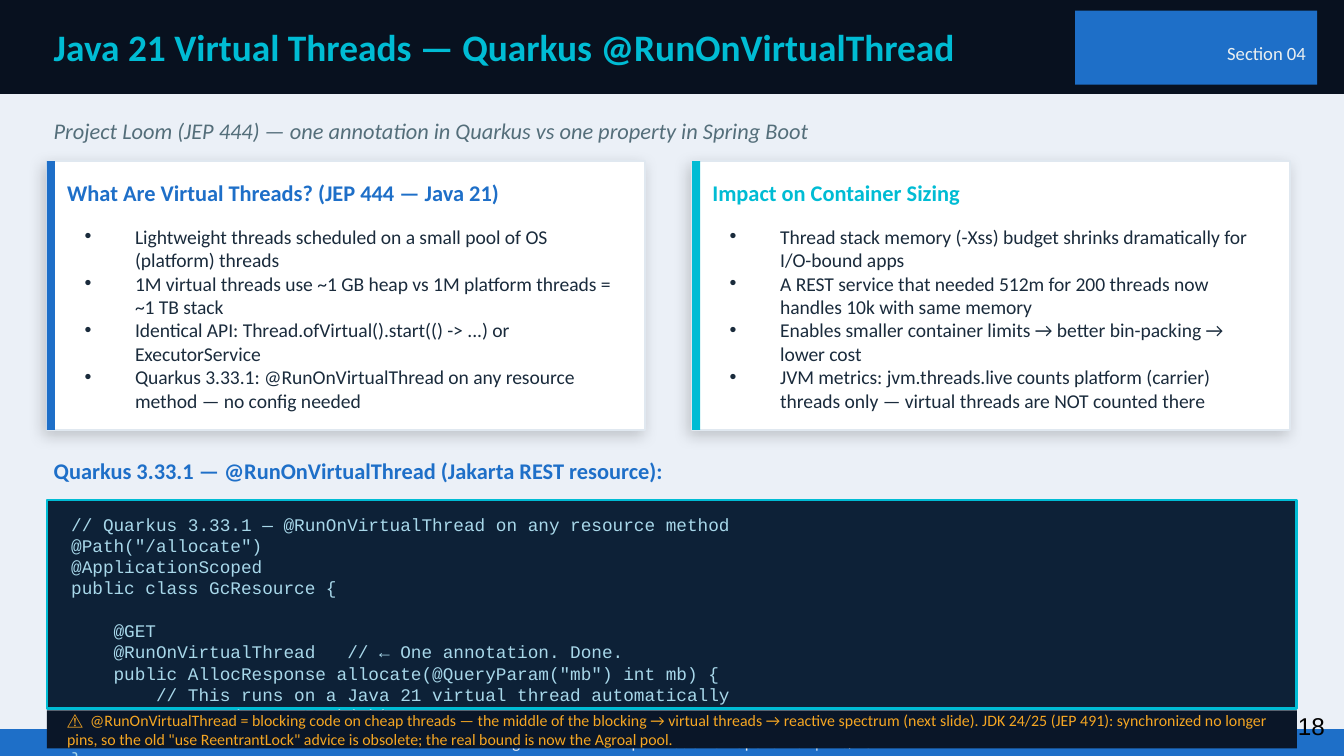
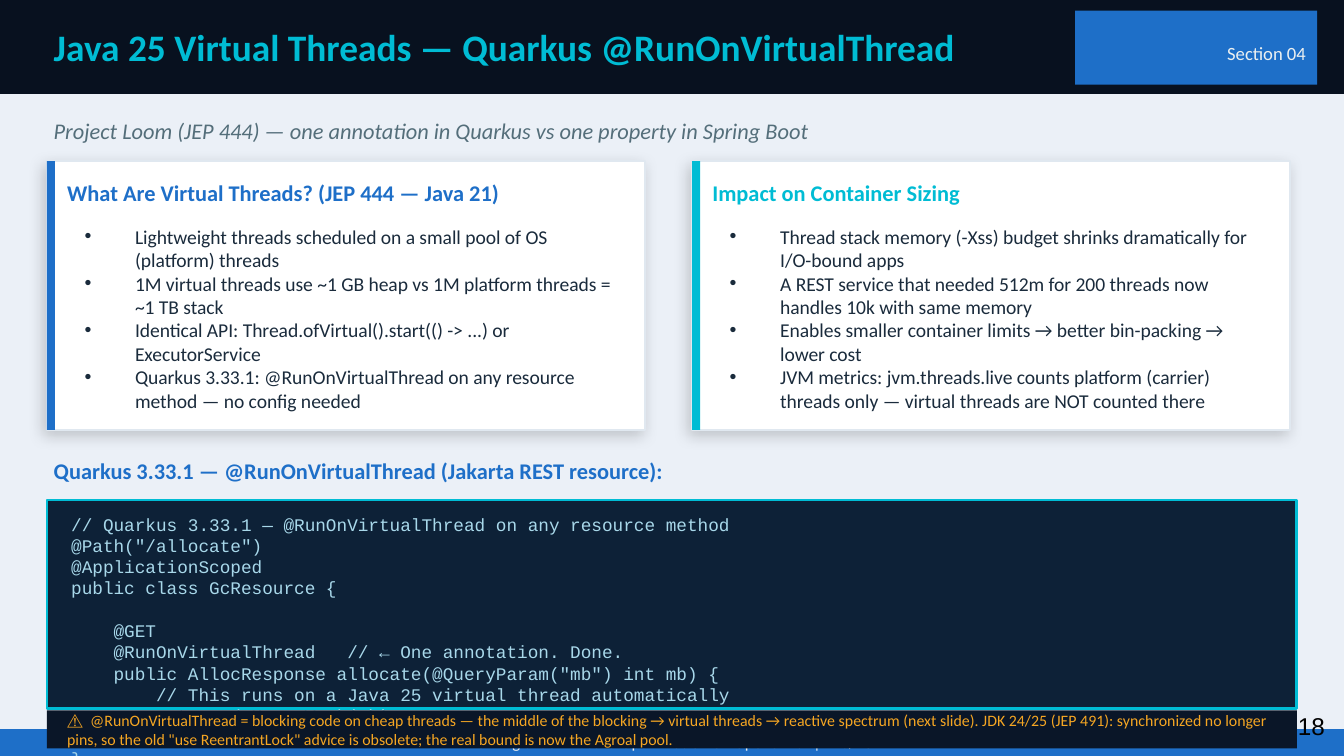
Before and after one commit to patterncatalyst/quarkus-optimization, a slide deck: slide 18 of presentation/optimizing-quarkus-on-kubernetes.pptx. Drawn at 1344x756 pixels with LibreOffice and Linux fonts; fonts in the diff are those of the drawing. Boxes give left, top, right and bottom in pixels: in the first picture for what was removed or moved away, otherwise in the second. Text is boxed around its words. In the diff, an @@ line names an element or a change of style, - is before the commit and + after.

```diff
--- a/presentation/optimizing-quarkus-on-kubernetes.pptx
+++ b/presentation/optimizing-quarkus-on-kubernetes.pptx
@@ text at box(54, 35, 955, 66): text changed @@
-Java 21 Virtual Threads — Quarkus @RunOnVirtualThread
+Java 25 Virtual Threads — Quarkus @RunOnVirtualThread
@@ text at box(188, 689, 729, 705): text changed @@
-// This runs on a Java 21 virtual thread automatically
+// This runs on a Java 25 virtual thread automatically
```
Also in this commit, not shown: 11 other slides changed, 1 other file.
